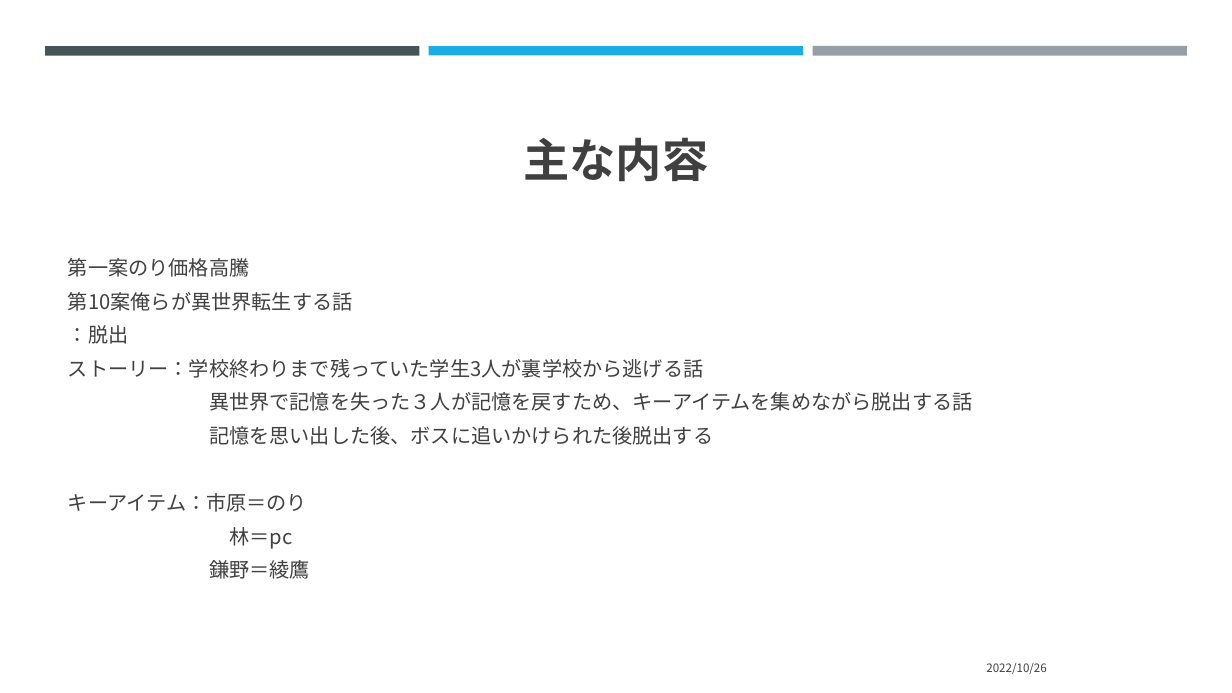
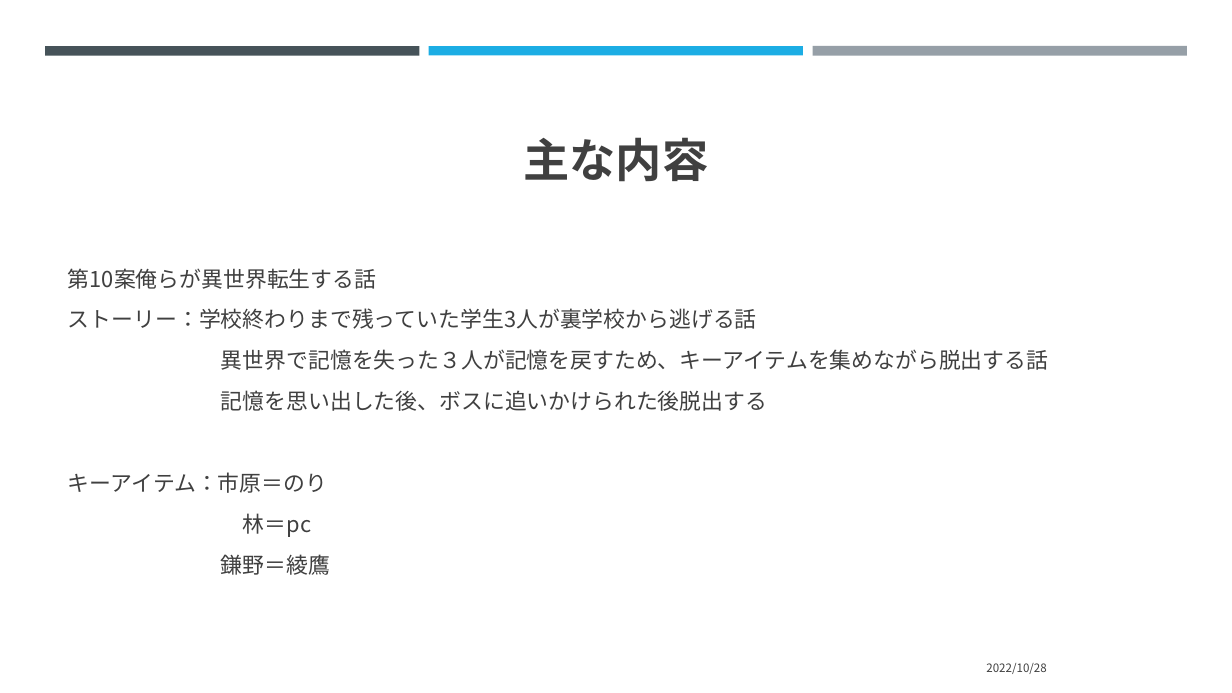
Before and after one commit to chogeru/RPG, a slide deck: slide 5 of ゲーム制作スライド.pptx. Drawn at 1232x693 pixels with LibreOffice and Linux fonts; fonts in the diff are those of the drawing. Boxes give left, top, right and bottom in pixels: in the first picture for what was removed or moved away, otherwise in the second. Text is boxed around its words. In the diff, an @@ line names an element or a change of style, - is before the commit and + after.

```diff
--- a/ゲーム制作スライド.pptx
+++ b/ゲーム制作スライド.pptx
@@ text "第10案俺らが異世界転生する話" at [68, 268, 1048, 575]: size 15.7 to 17 pt; line spacing 0.9 to 1.1 @@
@@ text at [68, 258, 249, 277]: paragraph removed @@
-第一案のり価格高騰
@@ text at [68, 325, 128, 344]: paragraph removed @@
-：脱出
@@ text at [986, 663, 1046, 674]: text changed @@
-2022/10/26
+2022/10/28
```
Also in this commit, not shown: 7 other slides changed, 11 other files.
